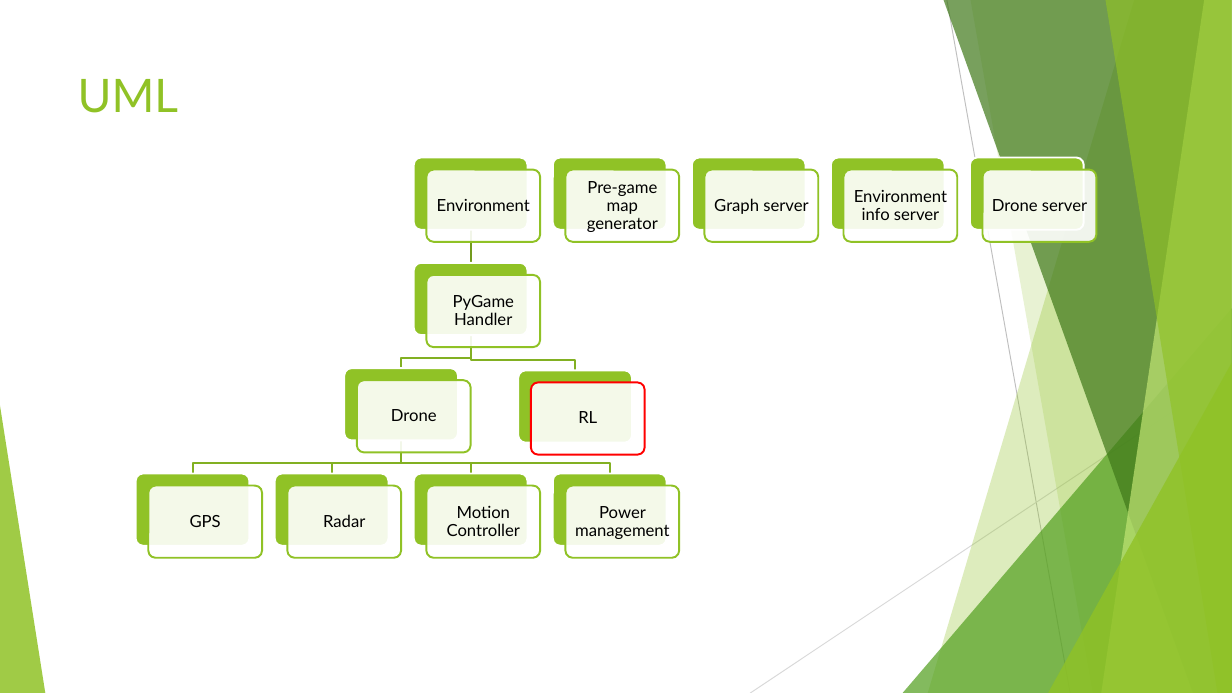
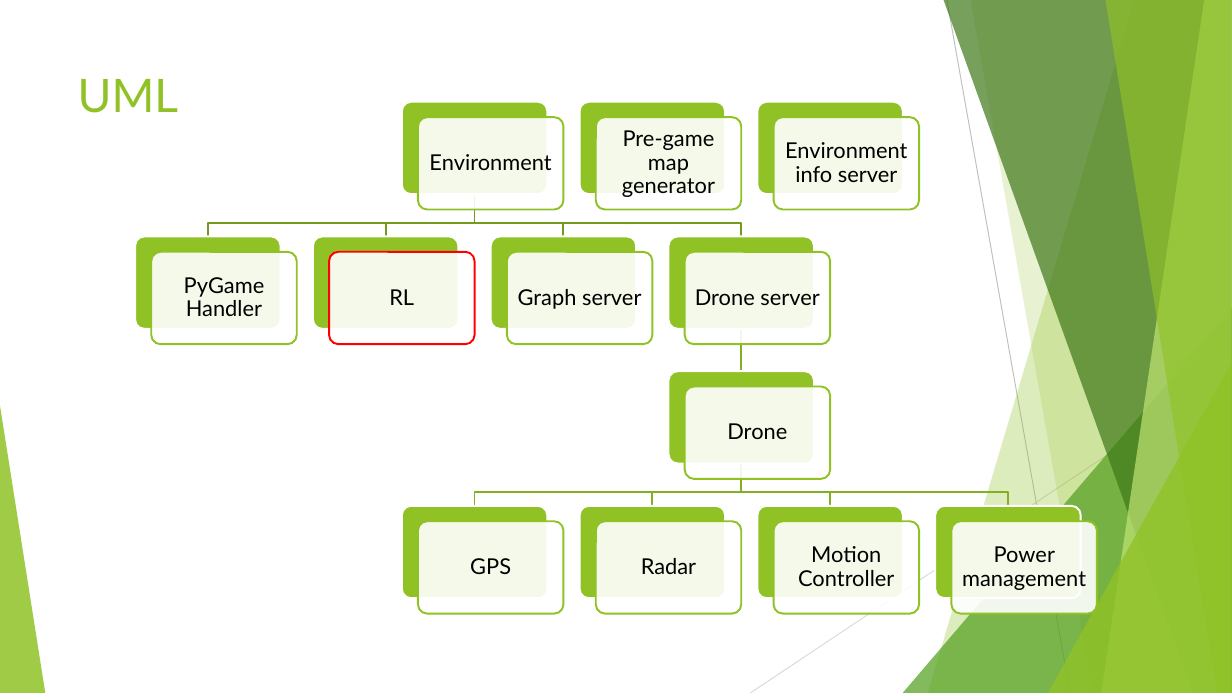
Before and after one commit to ShAssaf/DroneSim, a slide deck: slide 6 of Docs/Project_601.pptx. Drawn at 1232x693 pixels with LibreOffice and Linux fonts; fonts in the diff are those of the drawing. Boxes give left, top, right and bottom in pixels: in the first picture for what was removed or moved away, otherwise in the second. Text is boxed around its words. In the diff, an @@ line names an element or a change of style, - is before the commit and + after.

```diff
--- a/Docs/Project_601.pptx
+++ b/Docs/Project_601.pptx
@@ rounded rectangle: place and size @@
-rounded rectangle at [414, 158, 528, 230]
+rounded rectangle at [402, 102, 547, 194]
@@ rounded rectangle: place and size @@
-rounded rectangle at [426, 170, 540, 242]
+rounded rectangle at [418, 117, 563, 210]
@@ rounded rectangle: place and size @@
-rounded rectangle at [553, 158, 666, 230]
+rounded rectangle at [579, 102, 725, 194]
@@ rounded rectangle: place and size @@
-rounded rectangle at [566, 170, 679, 242]
+rounded rectangle at [596, 117, 741, 210]
@@ rounded rectangle: place and size @@
-rounded rectangle at [831, 158, 945, 230]
+rounded rectangle at [758, 102, 903, 194]
@@ rounded rectangle: place and size @@
-rounded rectangle at [844, 170, 958, 242]
+rounded rectangle at [774, 117, 919, 210]
@@ text "Environment": place and size @@
-text "Environment" at [437, 199, 530, 211]
+text "Environment" at [429, 154, 551, 170]
@@ text "Pre-game map generator": place and size @@
-text "Pre-game map generator" at [587, 181, 658, 232]
+text "Pre-game map generator" at [622, 130, 715, 197]
@@ text "Environment info server": place and size @@
-text "Environment info server" at [854, 190, 947, 220]
+text "Environment info server" at [785, 142, 907, 182]
@@ group removed at [136, 158, 1096, 557]: 9 rounded rectangles, 4 freeform shapes @@
@@ freeform shape: place and size @@
-freeform shape at [466, 230, 475, 263]
+freeform shape at [385, 194, 474, 237]
@@ rounded rectangle: place and size @@
-rounded rectangle at [414, 263, 528, 335]
+rounded rectangle at [313, 237, 458, 329]
@@ rounded rectangle: place and size @@
-rounded rectangle at [692, 158, 806, 230]
+rounded rectangle at [669, 237, 814, 329]
@@ text "PyGame Handler": place and size @@
-text "PyGame Handler" at [453, 295, 514, 325]
+text "PyGame Handler" at [184, 277, 265, 316]
@@ text "RL": place and size @@
-text "RL" at [578, 411, 597, 423]
+text "RL" at [389, 289, 414, 305]
@@ rounded rectangle: place and size @@
-rounded rectangle at [426, 275, 540, 348]
+rounded rectangle at [507, 252, 653, 345]
@@ text "Graph server": place and size @@
-text "Graph server" at [714, 198, 808, 214]
+text "Graph server" at [518, 289, 641, 309]
@@ rounded rectangle: place and size @@
-rounded rectangle at [704, 170, 818, 242]
+rounded rectangle at [685, 252, 830, 345]
@@ size 13 to 17 pt; more space between paragraphs in 12 elements at [429, 154, 551, 170], [622, 130, 715, 197], [785, 142, 907, 182], [184, 277, 265, 316], [727, 423, 787, 439], [470, 558, 511, 574], [641, 558, 696, 574], [798, 546, 894, 586], [962, 546, 1086, 590], [389, 289, 414, 305], [518, 289, 641, 309], [695, 289, 819, 305] @@
@@ text "Drone server": place and size @@
-text "Drone server" at [992, 199, 1087, 211]
+text "Drone server" at [695, 289, 819, 305]
@@ rounded rectangle: place and size @@
-rounded rectangle at [518, 371, 632, 443]
+rounded rectangle at [669, 372, 814, 464]
@@ text "Drone": place and size @@
-text "Drone" at [391, 409, 437, 421]
+text "Drone" at [727, 423, 787, 439]
@@ freeform shape: place and size @@
-freeform shape at [401, 441, 610, 474]
+freeform shape at [475, 464, 742, 506]
@@ freeform shape: place and size @@
-freeform shape at [470, 335, 575, 371]
+freeform shape at [741, 464, 830, 506]
@@ rounded rectangle: place and size @@
-rounded rectangle at [414, 473, 528, 545]
+rounded rectangle at [402, 506, 547, 598]
@@ rounded rectangle: place and size @@
-rounded rectangle at [553, 473, 666, 545]
+rounded rectangle at [579, 506, 725, 598]
@@ rounded rectangle: place and size @@
-rounded rectangle at [426, 485, 540, 557]
+rounded rectangle at [418, 521, 563, 614]
@@ text "GPS": place and size @@
-text "GPS" at [190, 515, 221, 527]
+text "GPS" at [470, 558, 511, 574]
@@ rounded rectangle: place and size @@
-rounded rectangle at [566, 485, 679, 557]
+rounded rectangle at [596, 521, 741, 614]
@@ text "Radar": place and size @@
-text "Radar" at [323, 514, 365, 527]
+text "Radar" at [641, 558, 696, 574]
@@ text "Motion Controller": place and size @@
-text "Motion Controller" at [447, 505, 520, 536]
+text "Motion Controller" at [798, 546, 894, 586]
@@ group added at [135, 194, 1097, 614]: 9 rounded rectangles, 6 freeform shapes @@
@@ text "Power management": place and size @@
-text "Power management" at [575, 506, 669, 539]
+text "Power management" at [962, 546, 1086, 590]
```
Also in this commit, not shown: 1 other file.
